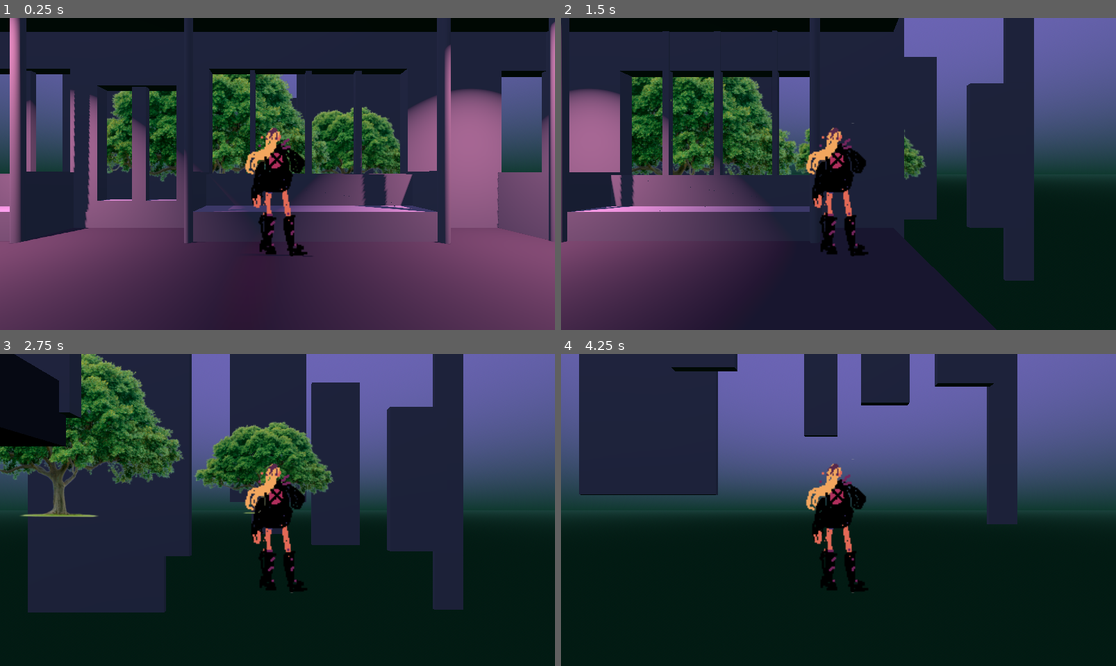
Above: before the commit, frames 1-4 (two rows, left to right).
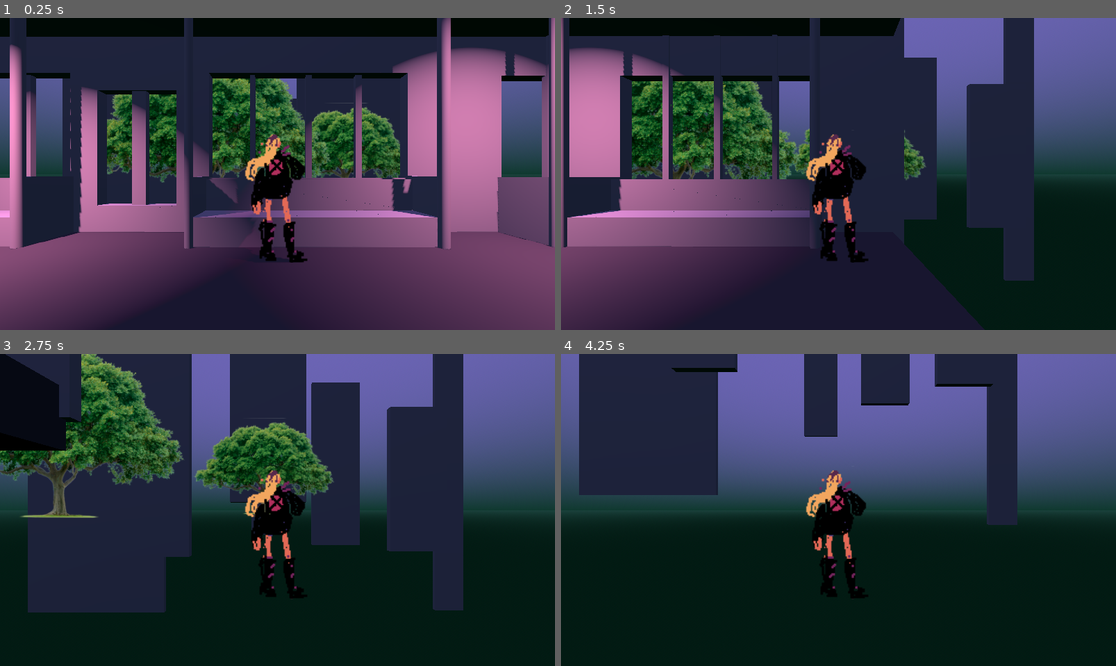
Above: after the commit, the same moments.

Repository: vfreytag/johnblade
Game: Godot game, scene res://Project/00_scenes/Levels/train_level.tscn
Two runs of this game, one before a commit and one after it. Both use one fixed random seed, a clock stepped at 60 frames per second and the inputs below.
Inputs:
- Up to frame 1 (0.25 s): no input
- Up to frame 2 (1.5 s): tap Enter at 0.5 s; hold D (Walk_right) 0.53-1.28 s; tap Shift (Dash) at 0.6, 1.35 s; tap W (Jump) at 0.77 s; hold Down (ui_down) from 1.28 s (still down)
- Up to frame 3 (2.75 s): tap W (Jump) at 1.52 s; release Down (ui_down) at 2.03 s; hold D (Walk_right) from 2.03 s (still down); tap Shift (Dash) at 2.1 s
- Up to frame 4 (4.25 s): tap Shift (Dash) at 2.85, 3.6 s; tap W (Jump) at 3.02, 3.77 s; release D (Walk_right) at 3.53 s; hold A (Walk_left) from 3.53 s (still down)

The runs differ from the first frame. In frame 1, 31% of the frame differs, in the area x 0-100%, y 0-100%; in frame 2, 19%; in frame 3, 4.5%; in frame 4, 1.6%.

Commit message:
shifted lights

Diff:
--- a/johnblade_worst_dayever/Project/00_scenes/Levels/train_level.tscn
+++ b/johnblade_worst_dayever/Project/00_scenes/Levels/train_level.tscn
@@ -33,7 +33,7 @@
 transform = Transform3D(1, 0, 0, 0, 1, 0, 0, 0, 1, -0.016, 1.8737, -0.207521)
 
 [node name="Camera3D" type="Camera3D" parent="Player"]
-transform = Transform3D(1, 0, 0, 0, 1, 0, 0, 0, 1, 0, 0.139268, 1.70319)
+transform = Transform3D(1, 0, 0, 0, 1, 0, 0, 0, 1, 0, 0.195011, 1.70319)
 
 [node name="traincart" type="Node3D" parent="."]
 transform = Transform3D(0.82, 0, 0, 0, -0.82, 1.23817e-07, 0, -1.23817e-07, -0.82, -0.647024, 3.80601, 0.216417)
@@ -43,7 +43,7 @@
 size = Vector3(17.0878, 0.5, 3.7843)
 
 [node name="SpotLight3D2" type="SpotLight3D" parent="traincart/CSGBox3D3ceiling"]
-transform = Transform3D(1, 0, 0, 0, -4.37114e-08, -1, 0, 1, -4.37114e-08, 3.79039, -0.243999, 0.241)
+transform = Transform3D(1, 0, 0, 0, -0.5, -0.866026, 0, 0.866026, -0.5, 3.79039, -0.243998, -0.860406)
 light_color = Color(0.928242, 0.48372, 0.620047, 1)
 light_energy = 8.823
 light_indirect_energy = 1.025
@@ -53,7 +53,7 @@
 distance_fade_enabled = true
 
 [node name="SpotLight3D" type="SpotLight3D" parent="traincart/CSGBox3D3ceiling"]
-transform = Transform3D(1, 0, 0, 0, -4.37114e-08, -1, 0, 1, -4.37114e-08, -2.663, -0.244, 0.241)
+transform = Transform3D(1, 0, 0, 0, -0.5, -0.866025, 0, 0.866025, -0.5, -2.663, 0.369228, -0.743007)
 light_color = Color(0.928242, 0.48372, 0.620047, 1)
 light_energy = 8.823
 light_indirect_energy = 1.025
@@ -267,3 +267,15 @@
 
 [node name="WorldEnvironment" type="WorldEnvironment" parent="."]
 environment = SubResource("Environment_m5aal")
+
+[node name="OmniLight3D2" type="OmniLight3D" parent="."]
+transform = Transform3D(1, 0, 0, 0, 1, 0, 0, 0, 1, 9.06687, -4.86901, 0)
+light_color = Color(1, 0, 0, 1)
+light_energy = 10.94
+light_volumetric_fog_energy = 16.0
+
+[node name="OmniLight3D" type="OmniLight3D" parent="."]
+transform = Transform3D(1, 0, 0, 0, 1, 0, 0, 0, 1, -11.1705, -4.86901, 0)
+light_color = Color(1, 0, 0, 1)
+light_energy = 10.94
+light_volumetric_fog_energy = 16.0
